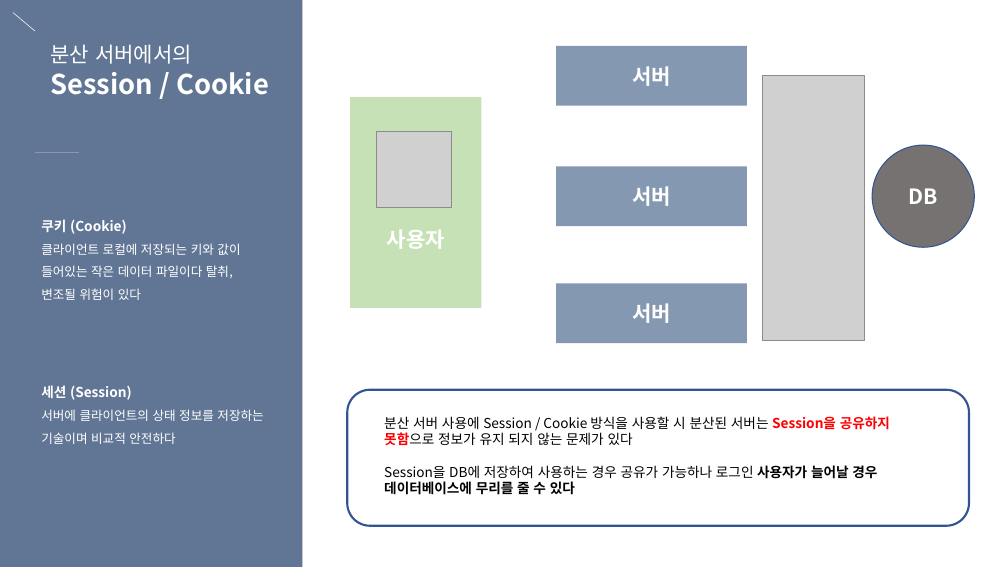
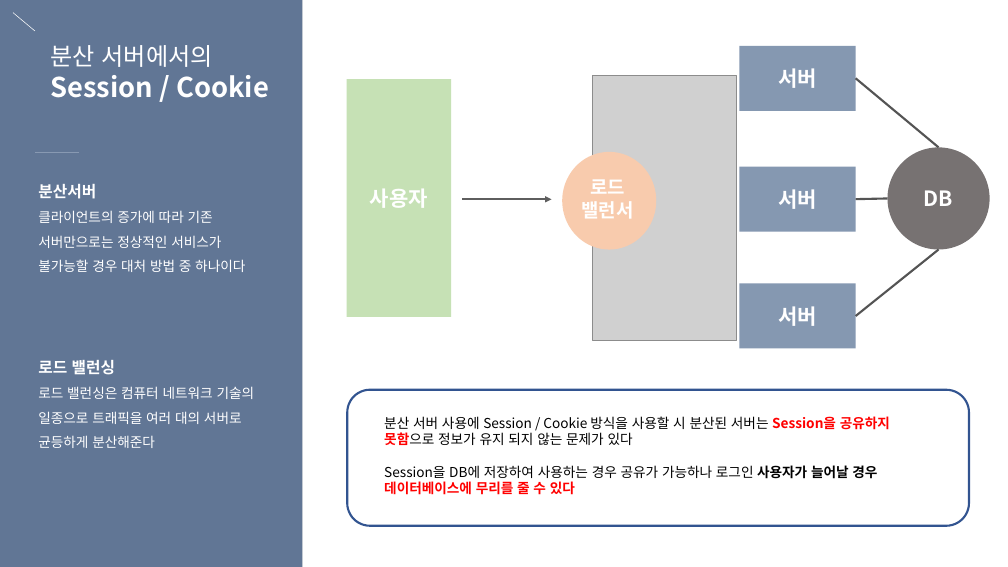
Before and after one commit to eunbee-kim/dmsql1471, a slide deck: slide 12 of 교육/5주차_DB정규화_반정규화_서버인증_세션과쿠키.pptx (slide 11 before the commit). Drawn at 1008x567 pixels with LibreOffice and Linux fonts; fonts in the diff are those of the drawing; grey boxes stand for pictures. Boxes give left, top, right and bottom in pixels: in the first picture for what was removed or moved away, otherwise in the second. Text is boxed around its words. In the diff, an @@ line names an element or a change of style, - is before the commit and + after.

Commit message:
dd

```diff
--- a/교육/5주차_DB정규화_반정규화_서버인증_세션과쿠키.pptx
+++ b/교육/5주차_DB정규화_반정규화_서버인증_세션과쿠키.pptx
@@ text at bbox=[51, 45, 213, 67]: size 20 to 23 pt in "분산 서버에서의" @@
@@ rectangle "서버": place and size @@
-rectangle "서버" at bbox=[557, 46, 747, 106]
+rectangle "서버" at bbox=[740, 46, 856, 111]
@@ rectangle: place and size @@
-rectangle at bbox=[350, 97, 482, 308]
+rectangle at bbox=[346, 79, 451, 317]
@@ picture: place and size @@
-picture at bbox=[762, 76, 864, 340]
+picture at bbox=[592, 75, 737, 340]
@@ line added from (856, 79) to (939, 147), #545454 2 pt @@
@@ picture removed at bbox=[377, 132, 452, 207] @@
@@ ellipse "DB": place and size @@
-ellipse "DB" at bbox=[873, 145, 975, 247]
+ellipse "DB" at bbox=[888, 147, 990, 250]
@@ ellipse "DB" at bbox=[888, 147, 990, 250]: outline #325491 1 pt to none @@
@@ ellipse added at bbox=[563, 152, 656, 250], fill #F8CBAD @@
@@ text added at bbox=[582, 179, 634, 219], 18 pt, text #FFFFFF, bold @@
+로드
+밸런서
@@ rectangle "서버": place and size @@
-rectangle "서버" at bbox=[557, 166, 747, 226]
+rectangle "서버" at bbox=[740, 166, 856, 231]
@@ text added at bbox=[38, 184, 255, 448], 13 pt, text #FFFFFF @@
+분산서버
+클라이언트의 증가에 따라 기존 서버만으로는 정상적인 서비스가 불가능할 경우 대처 방법 중 하나이다
+로드 밸런싱
+로드 밸런싱은 컴퓨터 네트워크 기술의 일종으로 트래픽을 여러 대의 서버로 균등하게 분산해준다
@@ text "사용자": place and size @@
-text "사용자" at bbox=[387, 229, 445, 249]
+text "사용자" at bbox=[370, 188, 428, 208]
@@ arrow added from (462, 200) to (552, 200), #5E5E5E 2 pt @@
@@ line added from (856, 199) to (888, 199), #545454 2 pt @@
@@ text removed at bbox=[41, 219, 263, 444] @@
-쿠키 (Cookie)
-클라이언트 로컬에 저장되는 키와 값이 들어있는 작은 데이터 파일이다 탈취, 변조될 위험이 있다
-세션 (Session)
-서버에 클라이언트의 상태 정보를 저장하는 기술이며 비교적 안전하다
@@ line added from (856, 316) to (939, 250), #545454 2 pt @@
@@ rectangle "서버": place and size @@
-rectangle "서버" at bbox=[557, 284, 747, 343]
+rectangle "서버" at bbox=[740, 284, 856, 349]
@@ text at bbox=[384, 465, 877, 495]: text colour #000000 to #FF0000 in "데이터베이스에 무리를 줄 수 있다" @@
```
Also in this commit, not shown: 4 other slides changed, 1 slide added.
